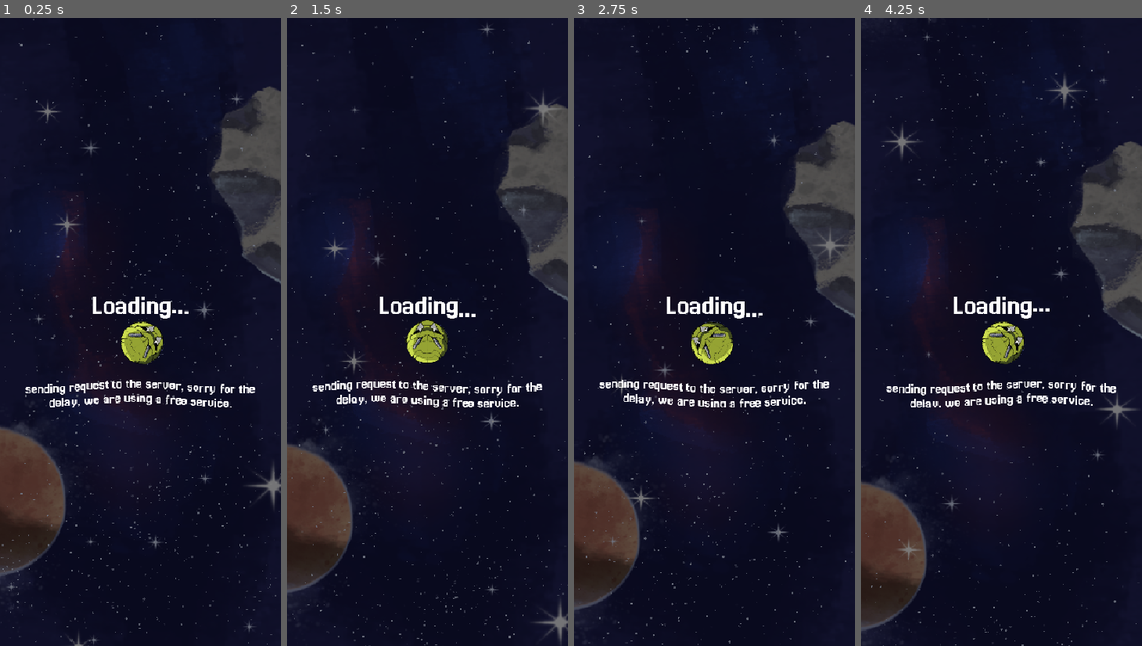
Above: before the commit, frames 1-4 (left to right).
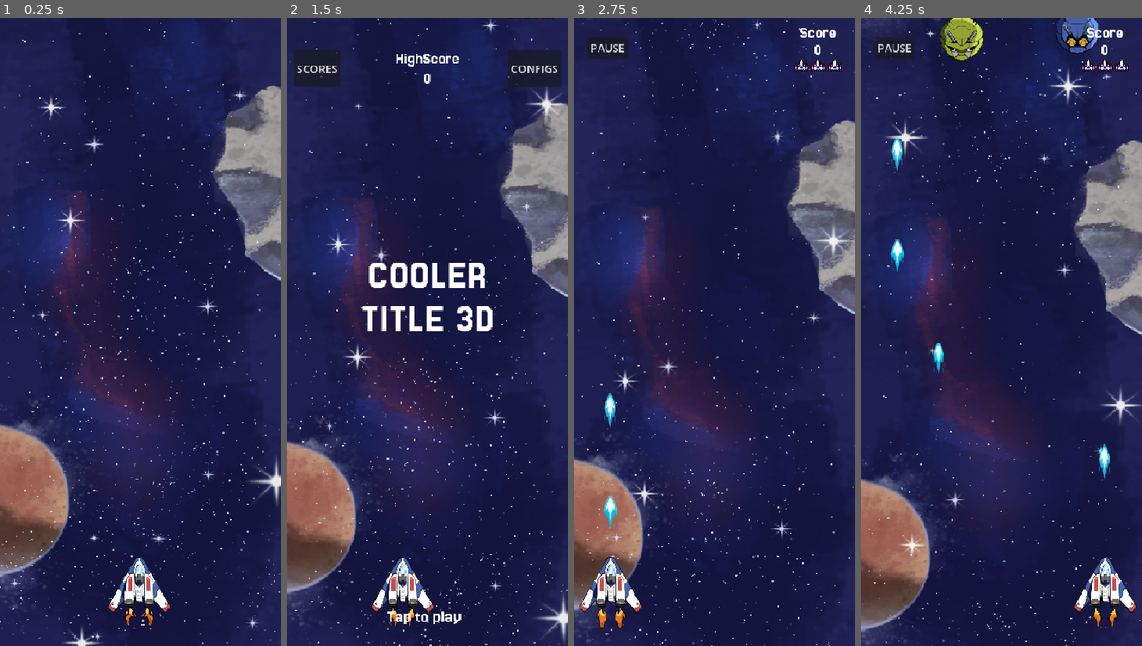
Above: after the commit, the same moments.

Repository: Juawo/space-shooter
Game: Godot game, scene res://scenes/ui/boot_scene/boot_scene.tscn
Same seed, same stepped clock (60 frames per second), same inputs: the game is played once before the commit and once after it. The engine's default icon, where the game draws it, is replaced by a stand-in: a white triangle on a blue panel in a dark square.
Inputs (mouse positions are in pixels of both pictures, inside the frame that each line leads up to):
- Up to frame 1 (0.25 s): no input
- Up to frame 2 (1.5 s): tap Enter at 0.5, 1.25 s; move the mouse to (489, 300) at 0.52 s; hold Right (ui_right) 0.53-1.28 s; click (489, 300) at 0.67 s; move the mouse to (371, 363) at 1.27 s; hold Left (ui_left) from 1.28 s (still down)
- Up to frame 3 (2.75 s): release Left (ui_left) at 2 s; click (607, 49) at 2 s, where only the run after the commit has a clickable "PAUSE"
- Up to frame 4 (4.25 s): move the mouse to (1029, 193) at 2.77 s; hold Right (ui_right) from 2.78 s (still down); move the mouse to (987, 457) at 3.52 s; click (987, 457) at 3.67 s

The runs differ from the first frame. In frame 1, 99% of the frame differs, in the area x 0-100%, y 0-100%; in frame 2, 97%; in frame 3, 99%; in frame 4, 99%.

Commit message:
feat: enhance API signals for high score and player fetching, update game version handling

Diff:
--- a/scripts/game/api-manager.gd
+++ b/scripts/game/api-manager.gd
@@ -1,11 +1,11 @@
 extends Node
 
-signal highscores_received(data)
+signal highscores_received(data, status_code)
 signal play_registered(data:bool, code)
 signal nickname_updated(response_code)
-signal latest_version_received(data)
+signal latest_version_received(data, status_code)
 signal highscore_sync_completed
-signal high_score_sended()
+signal player_fetched(status_code)
 
 var API_URL_BASE := "https://madalyn-thoroughgoing-continuedly.ngrok-free.dev/"
 var headers_base = ["Content-Type: application/json"]
@@ -24,43 +24,48 @@
 		print("Load network configurations sucessfuly")
 	else :
 		print("Network configuration file not found. Using development configuration.")
-#
-#func on_loaded_data():
-	#if SaveManager.player_id == "" or SaveManager.player_id == null:
-		#var scene = register_scene.instantiate()
-		#var ui_layer = get_tree().current_scene.find_child("UI")
-		#if ui_layer:
-			#ui_layer.add_child(scene)
-		#else:
-			#get_tree().current_scene.add_child(scene)
 
 func sync_high_score() -> void :
 	var request = HTTPRequest.new()
 	add_child(request)
 	request.request_completed.connect(_on_sync_high_score_completed.bind(request))
 	# Player not registered or don't have any high score in the server
-	if SaveManager.player_id.is_empty() && SaveManager.score_id.is_empty() :
+	if SaveManager.player_id.is_empty():
+		await get_tree().process_frame
 		highscore_sync_completed.emit()
 		return
+	if SaveManager.score_id.is_empty():
+		if SaveManager.high_score > 0 :
+			register_high_score(SaveManager.high_score)
+		else :
+			await get_tree().process_frame
+			highscore_sync_completed.emit()
+		return
+
 	var url = API_URL_BASE + "api/HighScore/%s/%s" % [SaveManager.player_id, SaveManager.score_id]
 	var err = request.request(url, headers_base, HTTPClient.METHOD_GET)
 	if err != OK:
 		printerr("GET Sync High Score - Erro ao iniciar a requisicao HTTP")
 		highscore_sync_completed.emit()
-
 @warning_ignore("unused_parameter")
 func _on_sync_high_score_completed(result, response_code, headers, body, request_node) :
 	print("Status code LV : " + str(response_code))
-	if response_code == 200:
-		var json = JSON.parse_string(body.get_string_from_utf8())
-		if json.has("value") :
-			if SaveManager.high_score > json["value"] :
-				register_high_score(SaveManager.high_score)
-				request_node.queue_free()
-				return
-			if SaveManager.high_score < json["value"]:
-				SaveManager.high_score = json["value"]
-				SaveManager.save_data()
+
+	if response_code != 200:
+		print("Falha na sincronização de HighScore (Offline). Seguindo com dados locais.")
+		highscore_sync_completed.emit()
+		request_node.queue_free()
+		return
+
+	var json = JSON.parse_string(body.get_string_from_utf8())
+	if json.has("value") :
+		if SaveManager.high_score > json["value"] :
+			register_high_score(SaveManager.high_score)
+			request_node.queue_free()
+			return
+		if SaveManager.high_score < json["value"]:
+			SaveManager.high_score = json["value"]
+			SaveManager.save_data()
 
 	highscore_sync_completed.emit()
 	request_node.queue_free()
@@ -69,19 +74,23 @@
 	var request = HTTPRequest.new()
 	add_child(request)
 	request.request_completed.connect(_on_get_latest_version_completed.bind(request))
+
 	var url = API_URL_BASE + "api/GameVersions/"
 	var err = request.request(url, headers_base, HTTPClient.METHOD_GET)
+
 	if err != OK:
 		printerr("GET Latest Version - Erro ao iniciar a requisicao HTTP")
+		latest_version_received.emit({},null)
+		request.queue_free()
 @warning_ignore("unused_parameter")
 func _on_get_latest_version_completed(result, response_code, headers, body, request_node) :
 	print("Status code LV : " + str(response_code))
 	if response_code == 200:
 		var json = JSON.parse_string(body.get_string_from_utf8())
-		latest_version_received.emit(json)
-
-	request_node.queue_free()
-	return
+		latest_version_received.emit(json,response_code)
+	else:
+		latest_version_received.emit({}, response_code)
+	request_node.queue_free()
 
 func register_player(data : Dictionary):
 	var request = HTTPRequest.new()
@@ -94,6 +103,7 @@
 	var err = request.request(url, headers_base, HTTPClient.METHOD_POST, data_string)
 	if err != OK:
 		printerr("Erro ao iniciar a requisição HTTP")
+		play_registered.emit(false, null)
 @warning_ignore("unused_parameter")
 func _on_register_request_completed(result, response_code, headers, body, request_node):
 	if response_code < 200 or response_code >= 300:
@@ -145,22 +155,43 @@
 	add_child(request)
 	request.request_completed.connect(_on_all_score_sync.bind(request))
 
-	print("ID : " + SaveManager.player_id)
-
 	var url = API_URL_BASE+"api/HighScore/leaderboard/%s" % [SaveManager.player_id]
-	print(url)
 
 	var err = request.request(url, headers_base, HTTPClient.METHOD_GET)
 	if err != OK:
 		printerr("GET HIGHSCORE - Erro ao iniciar a requisicao HTTP")
+		highscores_received.emit(null, null)
 @warning_ignore("unused_parameter")
 func _on_all_score_sync(result, response_code, headers, body, request_node):
-	print("Status code : " + str(response_code))
+	print("Status code  aaa: " + str(response_code))
 	if response_code == 200:
 		var json = JSON.parse_string(body.get_string_from_utf8())
-		highscores_received.emit(json)
-		print(json)
-
+		highscores_received.emit(json, response_code)
+	else :
+		highscores_received.emit(null, response_code)
+	request_node.queue_free()
+
+func get_player():
+	var request = HTTPRequest.new()
+	add_child(request)
+	request.request_completed.connect(_on_get_player.bind(request))
+
+	if SaveManager.player_id.is_empty() :
+		player_fetched.emit(null)
+		return
+
+	var url = API_URL_BASE+"api/Player/%s" % [SaveManager.player_id]
+
+	var err = request.request(url, headers_base, HTTPClient.METHOD_GET)
+	if err != OK:
+		printerr("GET HIGHSCORE - Erro ao iniciar a requisicao HTTP")
+		player_fetched.emit(null)
+@warning_ignore("unused_parameter")
+func _on_get_player(result, response_code, headers, body, request_node):
+	if response_code == 200:
+		player_fetched.emit(response_code)
+	else :
+		player_fetched.emit(response_code)
 	request_node.queue_free()
 
 func update_nickname(new_nickname : String) -> void:
--- a/scripts/game/save-manager.gd
+++ b/scripts/game/save-manager.gd
@@ -15,7 +15,8 @@
 var sensibility : float = 100
 
 #GameVersion
-var game_version : String = "1.0.0"
+const CURRENT_CODE_VERSION : String = "1.0.1"
+var game_version : String = CURRENT_CODE_VERSION
 
 var file_path : String
 
@@ -51,11 +52,15 @@
 func load_data () -> void:
 	if not FileAccess.file_exists(file_path):
 		print ("O arquivo de dados nao existe.")
+		# Se não existe, usamos a versão atual do código
+		game_version = CURRENT_CODE_VERSION
 		loaded_data.emit()
 		save_data()
+		return # Adicione o return aqui para evitar ler um arquivo inexistente abaixo
+
 	var load_file = FileAccess.open(file_path, FileAccess.READ)
 	if not load_file:
-		print ("Nao foi possivel abrir o arquivo para escrita.")
+		print ("Nao foi possivel abrir o arquivo para leitura.")
 		return
 
 	var json_data = JSON.parse_string(load_file.get_as_text())
@@ -66,14 +71,27 @@
 		player_id = json_data.get("player_id", "")
 		player_nickname = json_data.get("player_nickname", "Bob")
 		score_id = json_data.get("score_id", "")
-		game_version = json_data.get("game_version", "1.0.0")
+
+		# o que está guardado no arquivo
+		var saved_version = json_data.get("game_version", "1.0.0")
+		# sincronização de versão
+		if saved_version != CURRENT_CODE_VERSION:
+			print("Upgrade detectado! Arquivo antigo: ", saved_version, " | Código Atual: ", CURRENT_CODE_VERSION)
+			# Forçamos a variável local a usar a versão atualizada do código
+			game_version = CURRENT_CODE_VERSION
+			# Chamamos o save para atualizar o arquivo .json em disco imediatamente!
+			save_data()
+		else:
+			game_version = saved_version
+
 		# Carregando configuracoes
 		if json_data.has("settings"):
 			var s = json_data["settings"]
 			volume = s.get("volume", 100.0)
 			language = s.get("language", 0)
 			control_mode = s.get("control_mode", 0)
-			sensibility = s.get("sensibility", 100) # vulgo senibility
+			sensibility = s.get("sensibility", 100)
+
 	SessionState.high_score = high_score
 	loaded_data.emit()
 
--- a/scripts/ui/boot_scene/boot_scene.gd
+++ b/scripts/ui/boot_scene/boot_scene.gd
@@ -5,18 +5,21 @@
 var update_pop_up : PackedScene = preload("res://scenes/ui/boot_scene/update_pop_up.tscn")
 var register_scene : PackedScene = preload("res://scenes/ui/Register/register.tscn")
 @onready var info: RichTextLabel = $MarginContainer/Control/VBoxContainer/info_wrapper/info
-
-# TODO : Compare local player's HighScore VS server player's HighScore to fetch
+var player_check_return
 
 func _ready() -> void:
 	local_game_version = SaveManager.game_version
 	ApiManager.latest_version_received.connect(_on_latestes_version_received)
+	ApiManager.player_fetched.connect(_on_player_fetched)
 	await ApiManager.latest_version_received
 	compare_versions()
 
-
 func compare_versions() -> void :
 	info.text = "[center][wave amp=40.0 freq=6.0 color=#FFFFFF][pulse color=#FFFFFF angle=0.0 height=1.05 freq=3.0]comparing versions...[/pulse][/wave][/center]"
+	if server_game_version_data.is_empty():
+		print("server game version : ", server_game_version_data)
+		check_player_registration()
+		return
 	if server_game_version_data.has("currentVersion"):
 		if server_game_version_data["currentVersion"] != local_game_version:
 			var update_pop_up_instance = update_pop_up.instantiate()
@@ -24,25 +27,49 @@
 			update_pop_up_instance.populate_pop_up(server_game_version_data, local_game_version)
 			update_pop_up_instance.pop_up_closed.connect(check_player_registration)
 		else:
-			print("Versao atualizada! Seguir para o Menu")
-			go_to_main_menu()
+			check_player_registration()
+	else:
+		check_player_registration()
 
-	else:
-		printerr("Erro: Chave 'currentVersion' nao encontrada no JSON da API")
+func _on_latestes_version_received(data : Dictionary, status_code : int) -> void :
+	server_game_version_data = data
 
-
-func _on_latestes_version_received(data : Dictionary) -> void :
-	server_game_version_data = data
-	print("Chegou verssao da API")
+# TODO : Checar se o player existe no servidor tambem!
 
 func check_player_registration():
 	info.text = "[center][wave amp=40.0 freq=6.0 color=#FFFFFF][pulse color=#FFFFFF angle=0.0 height=1.05 freq=3.0]checking player registration...[/pulse][/wave][/center]"
+
 	if SaveManager.player_id == "" or SaveManager.player_id == null:
+		if server_game_version_data.is_empty(): # is offline
+			print("Jogador sem registro E offline. Pulando registro para jogar localmente.")
+			go_to_main_menu()
+			return
 		var scene = register_scene.instantiate()
 		add_child(scene)
 		await scene.register_pop_up_closed
+		sync_high_score()
+		return
+
+	if not server_game_version_data.is_empty():
+		print("Jogador possui ID local. Validando existência no servidor...")
+		ApiManager.get_player()
+		await ApiManager.player_fetched
+
+		if player_check_return == 404:
+			print("ID antigo inválido (404 no servidor). Resetando ID e abrindo Registro.")
+			SaveManager.player_id = ""
+			SaveManager.score_id = ""
+			SaveManager.save_data()
+			var scene = register_scene.instantiate()
+			add_child(scene)
+			await scene.register_pop_up_closed
+
+			sync_high_score()
+			return
 	sync_high_score()
 
+func _on_player_fetched(status_code) -> void :
+	player_check_return = status_code
 func sync_high_score() -> void :
 	info.text = "[center][wave amp=40.0 freq=6.0 color=#FFFFFF][pulse color=#FFFFFF angle=0.0 height=1.05 freq=3.0]sync high score...[/pulse][/wave][/center]"
 	ApiManager.sync_high_score()
